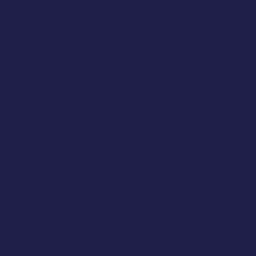
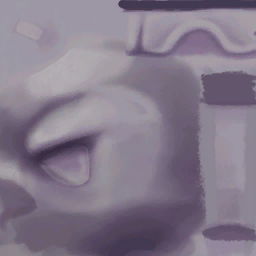
The second 256×256 image is a revision of the first. Changes to its layers:
renamed "09" to "05", hid the group it (3 layers) over [0, 0, 256, 256]
added layer "01" over [0, 0, 256, 256]
